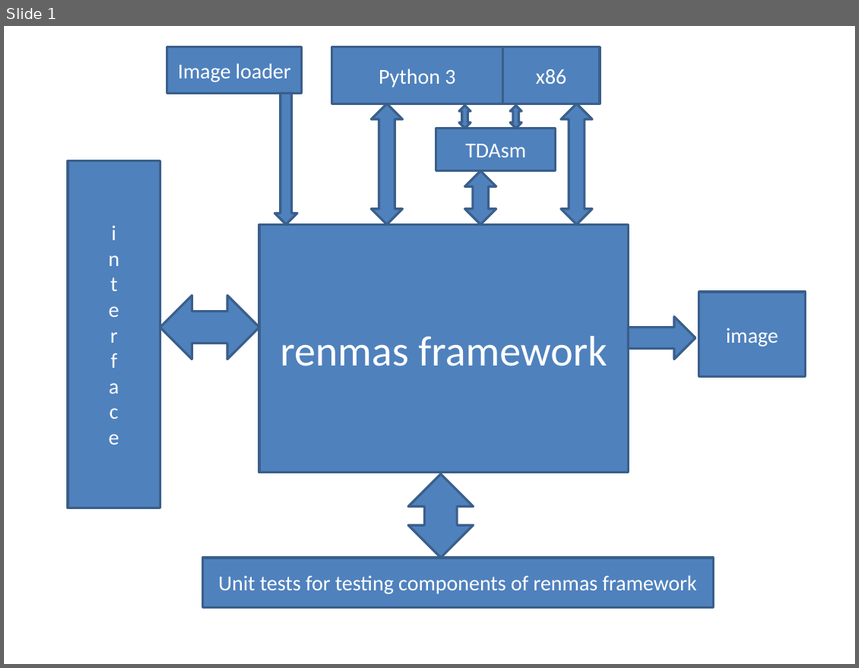
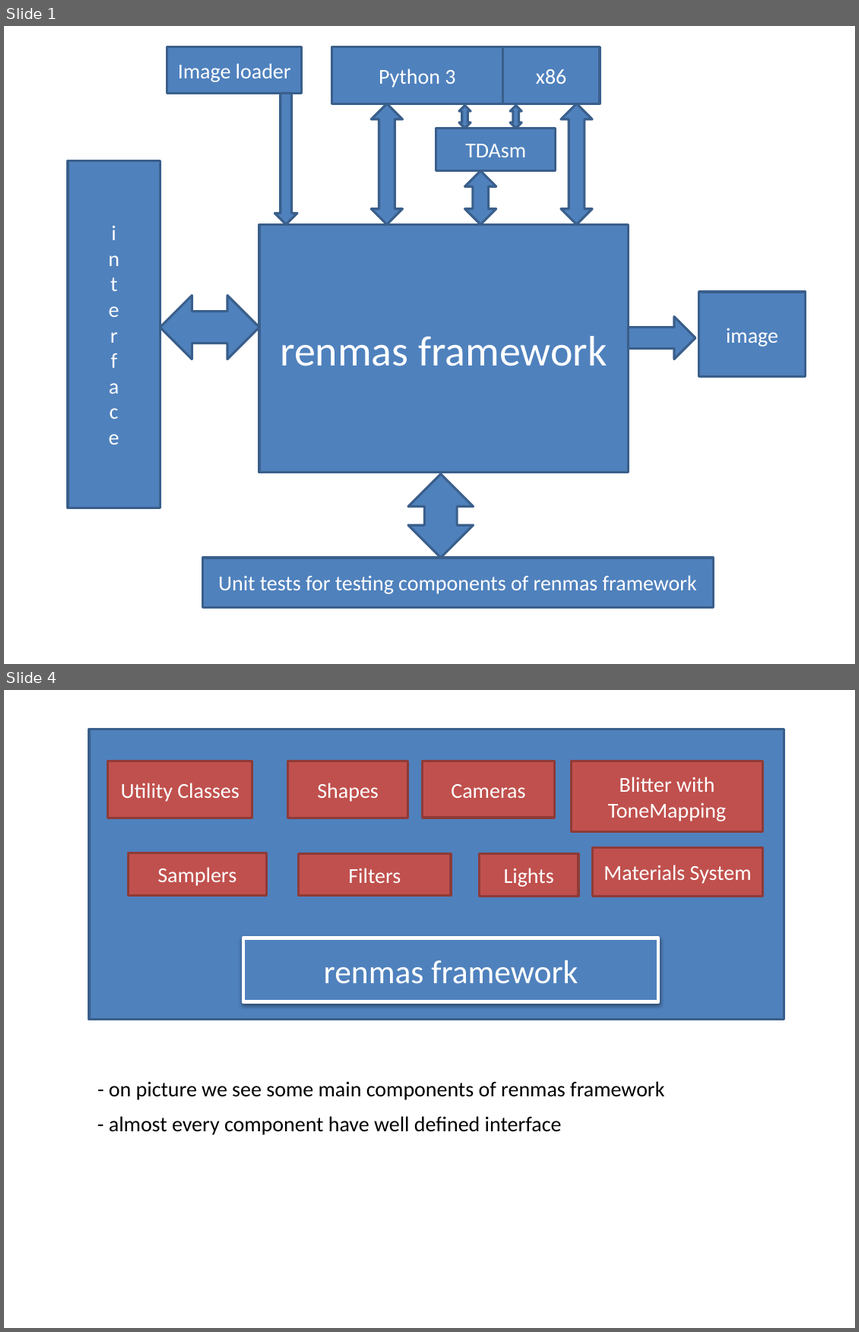
Before and after one commit to mario007/renmas, a slide deck: renmas.pptx. Shown one above the other, each under a label of ours: slide 1 before the commit, slides 1 and 4 after it; the slides between them are not shown. The pictures are 859x668 and 859x1332 pixels, drawn with LibreOffice and Linux fonts; fonts in the diff are those of the drawing. Boxes give left, top, right and bottom in pixels: in the first picture for what was removed or moved away, otherwise in the second. Text is boxed around its words. In the diff, an @@ line names an element or a change of style, - is before the commit and + after.

Commit message:
Improving shape classes.

```diff
--- a/renmas.pptx
+++ b/renmas.pptx
@@ slide 4 added at (4, 690, 855, 1328), background #FFFFFF @@
@@ rectangle added at (89, 730, 785, 1021), fill #4F81BD, outline #3A5F8C 2 pt @@
@@ rectangle added at (108, 761, 252, 818), fill #C0504D, outline #8E3B39 2 pt, 18 pt, text #FFFFFF @@
+Utility Classes
@@ rectangle added at (287, 761, 408, 818), fill #C0504D, outline #8E3B39 2 pt, 18 pt, text #FFFFFF @@
+Shapes
@@ rectangle added at (423, 761, 555, 818), fill #C0504D, outline #8E3B39 2 pt, 18 pt, text #FFFFFF @@
+Cameras
@@ rectangle added at (572, 761, 763, 831), fill #C0504D, outline #8E3B39 2 pt, 18 pt, text #FFFFFF @@
+Blitter with ToneMapping
@@ rectangle added at (593, 848, 763, 897), fill #C0504D, outline #8E3B39 2 pt, 18 pt, text #FFFFFF @@
+Materials System
@@ rectangle added at (129, 853, 266, 896), fill #C0504D, outline #8E3B39 2 pt, 18 pt, text #FFFFFF @@
+Samplers
@@ rectangle added at (299, 853, 451, 896), fill #C0504D, outline #8E3B39 2 pt, 18 pt, text #FFFFFF @@
+Filters
@@ rectangle added at (479, 853, 579, 896), fill #C0504D, outline #8E3B39 2 pt, 18 pt, text #FFFFFF @@
+Lights
@@ rectangle added at (243, 939, 658, 1002), fill #4F81BD, outline #FFFFFF 3 pt, 28 pt, text #FFFFFF @@
+renmas framework
@@ text added at (109, 1081, 664, 1100), 18 pt, text #000000 @@
+- on picture we see some main components of renmas framework
@@ text added at (109, 1116, 562, 1135), 18 pt, text #000000 @@
+- almost every component have well defined interface
```
Also in this commit, not shown: 3 other slides added, 13 other files.
